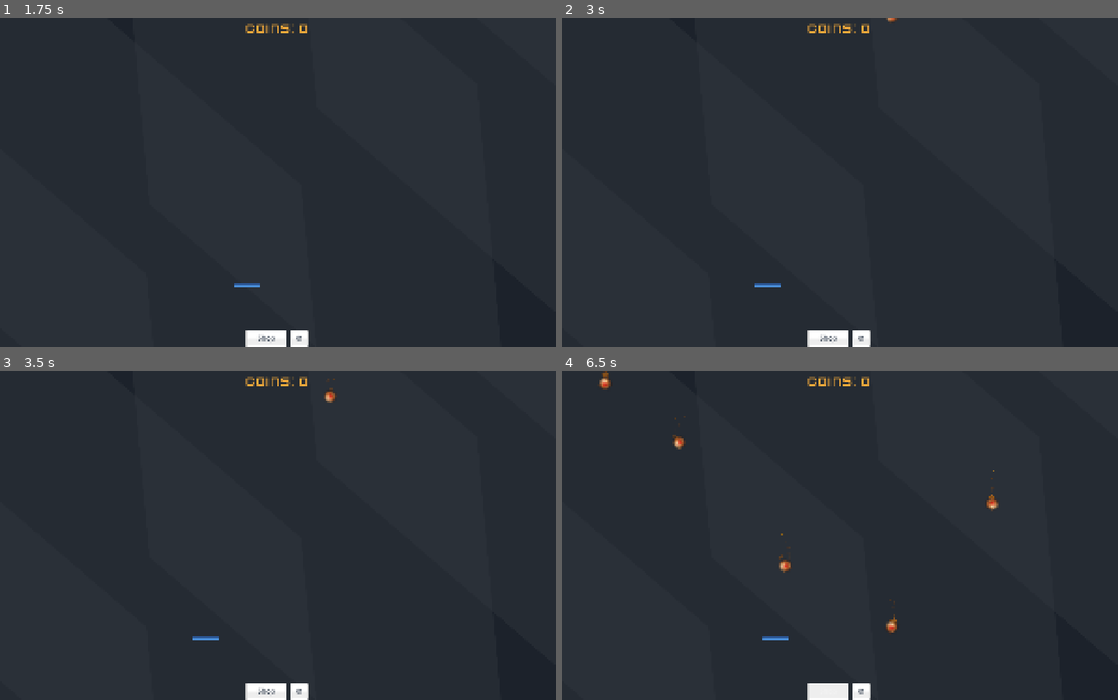
Above: before the commit, frames 1-4 (two rows, left to right).
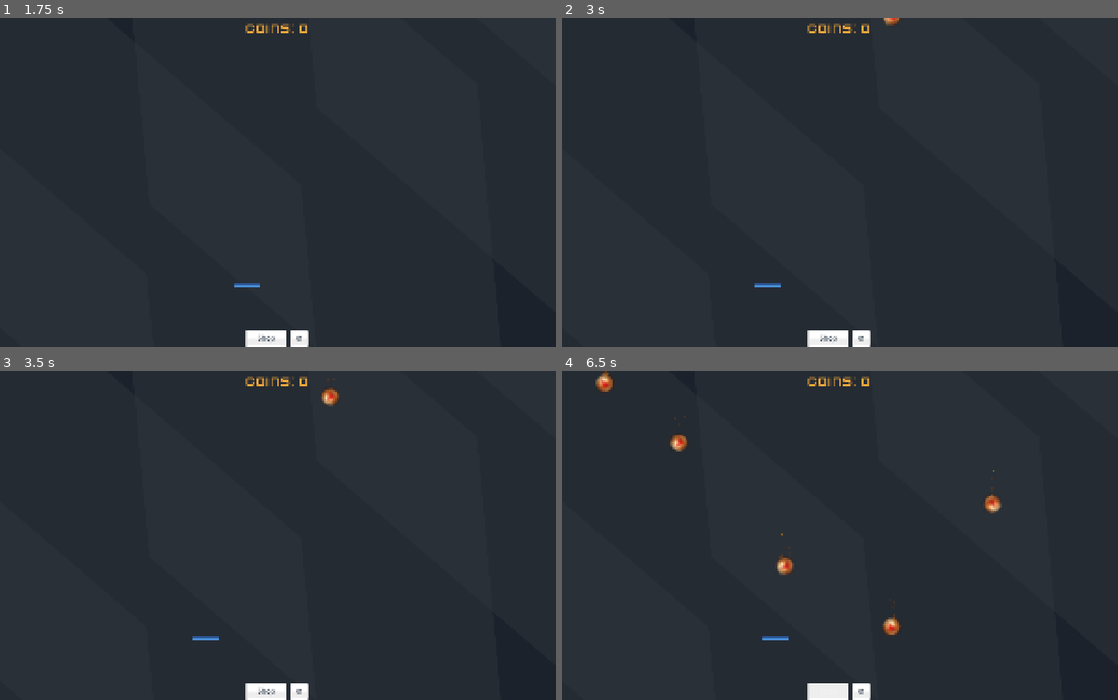
Above: after the commit, the same moments.

Repository: flexion/flexcoins
Game: Godot game, scene res://scenes/start_screen.tscn
The game is run twice, just before and just after one commit, with the same random seed, the same clock (stepped at 60 frames per second) and the same inputs. Sound files missing from this copy of the repository are replaced by a short silence.
Inputs (mouse positions are in pixels of both pictures, inside the frame that each line leads up to):
- Up to frame 1 (1.75 s): tap Enter at 0.5 s; move the mouse to (400, 166) at 0.52 s; hold Right (move_right) 0.53-1.28 s; click (400, 166) at 0.67 s; move the mouse to (166, 198) at 1.27 s; hold Left (move_left) from 1.28 s (still down)
- Up to frame 2 (3 s): release Left (move_left) at 2 s; click "Shop" at 2 s; click "⚙" at 2.75 s
- Up to frame 3 (3.5 s): no input
- Up to frame 4 (6.5 s): move the mouse to (895, 463) at 3.52 s; hold Right (move_right) 3.53-5.03 s; move the mouse to (812, 601) at 4.27 s; click (812, 601) at 4.42 s; move the mouse to (1006, 584) at 5.02 s; hold Left (move_left) from 5.03 s (still down); move the mouse to (673, 486) at 5.77 s

Frame 1 is identical in both runs. In frame 2, less than 0.1% of the frame differs, in the area x 57-61%, y 0-3%; in frame 3, 0.1%; in frame 4, 0.6%, in the area x 6-80%, y 1-81%.

Commit message:
Increase coin size by 50% (sprite, collision, glow, split coins)
Co-Authored-By: Claude Opus 4.6 <noreply@anthropic.com>

Diff:
--- a/scenes/coin.tscn
+++ b/scenes/coin.tscn
@@ -4,14 +4,14 @@
 [ext_resource type="Texture2D" uid="uid://brw0cre686ngb" path="res://flexcoin.png" id="2_texture"]
 
 [sub_resource type="CircleShape2D" id="CircleShape2D_coin"]
-radius = 24.0
+radius = 28.8
 
 [node name="Coin" type="Area2D" unique_id=921727924]
 script = ExtResource("1_script")
 
 [node name="Sprite2D" type="Sprite2D" parent="." unique_id=41759098]
 texture_filter = 6
-scale = Vector2(0.4, 0.4)
+scale = Vector2(0.6, 0.6)
 texture = ExtResource("2_texture")
 
 [node name="CollisionShape2D" type="CollisionShape2D" parent="." unique_id=178592499]
--- a/scripts/coin.gd
+++ b/scripts/coin.gd
@@ -122,7 +122,7 @@
 func _add_glow() -> void:
 	var glow := Sprite2D.new()
 	glow.texture = sprite.texture
-	glow.scale = Vector2(0.55, 0.55)
+	glow.scale = Vector2(0.66, 0.66)
 	match coin_type:
 		CoinType.COPPER:
 			glow.modulate = Color(0.8, 0.5, 0.2, 0.25)
@@ -222,7 +222,7 @@
 	if is_instance_valid(_glow_sprite):
 		var pulse: float = (sin(_split_timer * pulse_speed) + 1.0) * 0.5
 		_glow_sprite.modulate.a = lerpf(_glow_base_alpha, pulse_alpha, pulse)
-		_glow_sprite.scale = Vector2.ONE * lerpf(0.55, 1.2, t * pulse)
+		_glow_sprite.scale = Vector2.ONE * lerpf(0.66, 1.44, t * pulse)
 	# Coin shakes with increasing intensity
 	if t > 0.3:
 		var shake: float = lerpf(0.0, 5.0, (t - 0.3) / 0.7)
@@ -261,7 +261,7 @@
 		var split: Area2D = COIN_SCENE.instantiate()
 		split.coin_type = CoinType.SILVER
 		split.position = global_position
-		split.scale = Vector2(0.65, 0.65)
+		split.scale = Vector2(0.78, 0.78)
 		get_parent().add_child(split)
 		split.sprite.texture = TEXTURE_MULTI
 		if split._trail:
